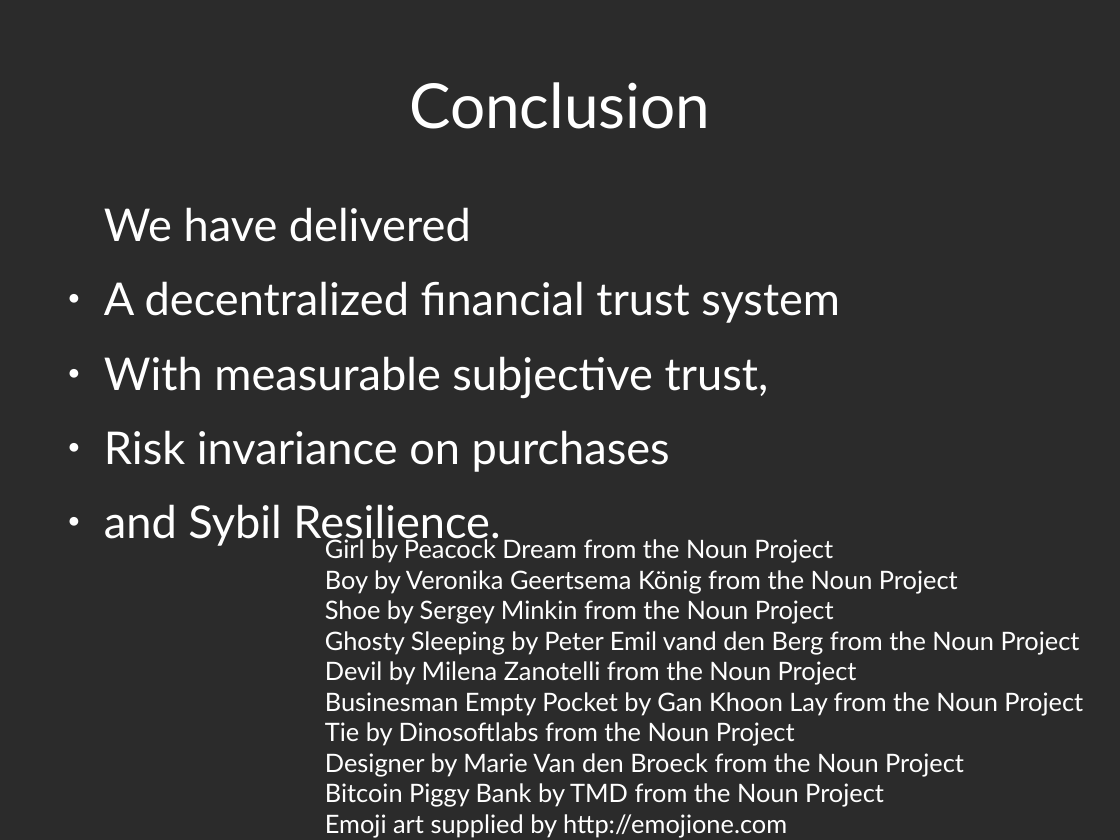
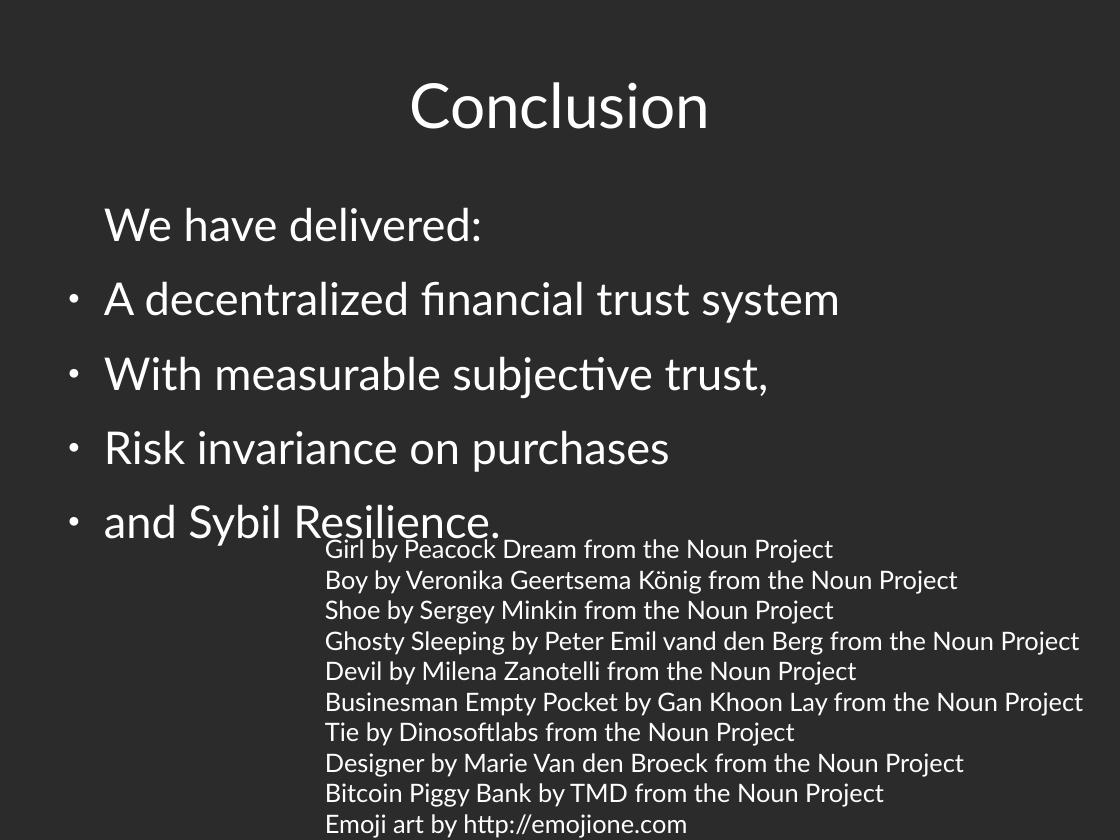
Before and after one commit to decrypto-org/TrustIsRisk, a slide deck: slide 26 of presentations/AtheCrypt10-1-2017/AtheCrypt10-1-2017.odp. Drawn at 1120x840 pixels with LibreOffice and Linux fonts; fonts in the diff are those of the drawing; background and template pictures are left out; a plain dark background stands for a picture behind light text. Boxes give left, top, right and bottom in pixels: in the first picture for what was removed or moved away, otherwise in the second. Text is boxed around its words. In the diff, an @@ line names an element or a change of style, - is before the commit and + after.

Commit message:
make small changes in conclusion

```diff
--- a/presentations/AtheCrypt10-1-2017/AtheCrypt10-1-2017.odp
+++ b/presentations/AtheCrypt10-1-2017/AtheCrypt10-1-2017.odp
@@ text at bbox=[104, 207, 482, 242]: text changed @@
-We have delivered
+We have delivered:
@@ text at bbox=[325, 814, 687, 837]: text changed @@
-Emoji art supplied by http://emojione.com
+Emoji art by http://emojione.com
```
